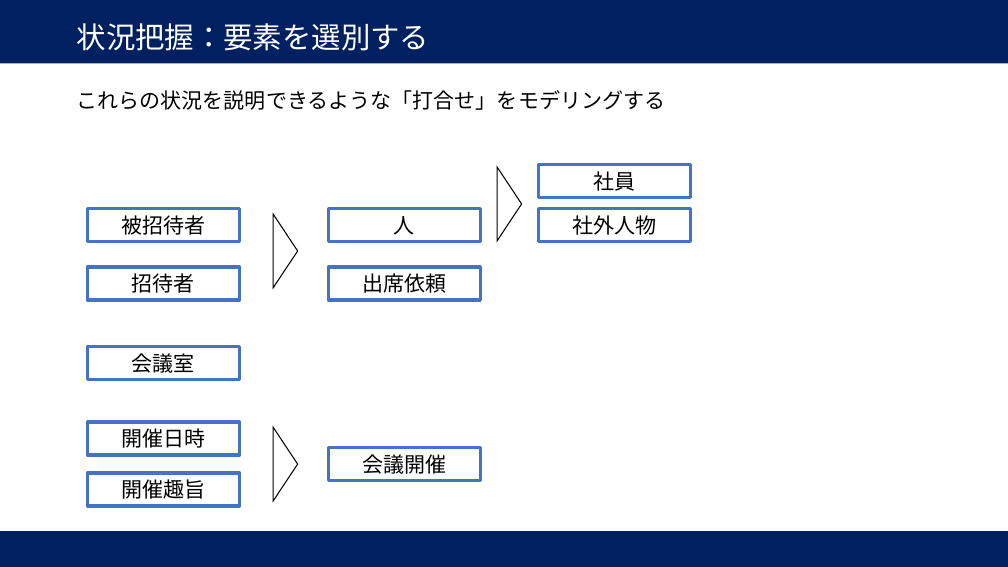
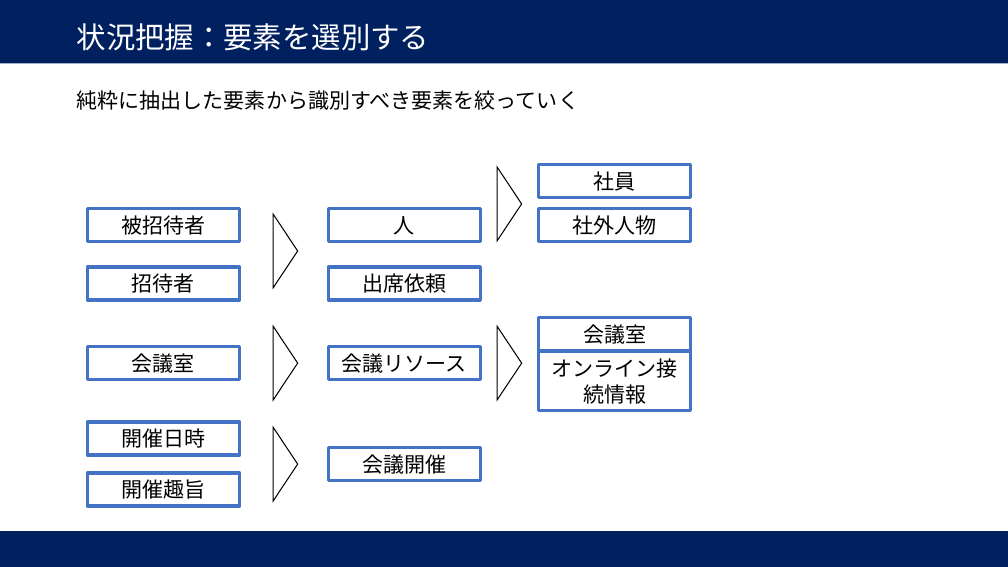
Before and after one commit to necoak/modeling, a slide deck: slide 6 of 01_/打合せモデリング.pptx (slide 7 before the commit). Drawn at 1008x567 pixels with LibreOffice and Linux fonts; fonts in the diff are those of the drawing. Boxes give left, top, right and bottom in pixels: in the first picture for what was removed or moved away, otherwise in the second. Text is boxed around its words. In the diff, an @@ line names an element or a change of style, - is before the commit and + after.

```diff
--- a/01_/打合せモデリング.pptx
+++ b/01_/打合せモデリング.pptx
@@ text at <box>77,90,579,110</box>: text changed @@
-これらの状況を説明できるような「打合せ」をモデリングする
+純粋に抽出した要素から識別すべき要素を絞っていく
@@ triangle added at <box>273,326,298,400</box>, fill #FFFFFF, outline #000000 1 pt @@
@@ triangle added at <box>497,326,521,400</box>, fill #FFFFFF, outline #000000 1 pt @@
@@ rectangle added at <box>538,318,690,352</box>, outline #4472C4 3 pt, 20 pt, text #000000 @@
+会議室
@@ rectangle added at <box>328,346,480,380</box>, outline #4472C4 3 pt, 20 pt, text #000000 @@
+会議リソース
@@ rectangle added at <box>538,352,690,411</box>, outline #4472C4 3 pt, 20 pt, text #000000 @@
+オンライン接続情報
```
Also in this commit, not shown: 1 slide removed, 3 other files.
